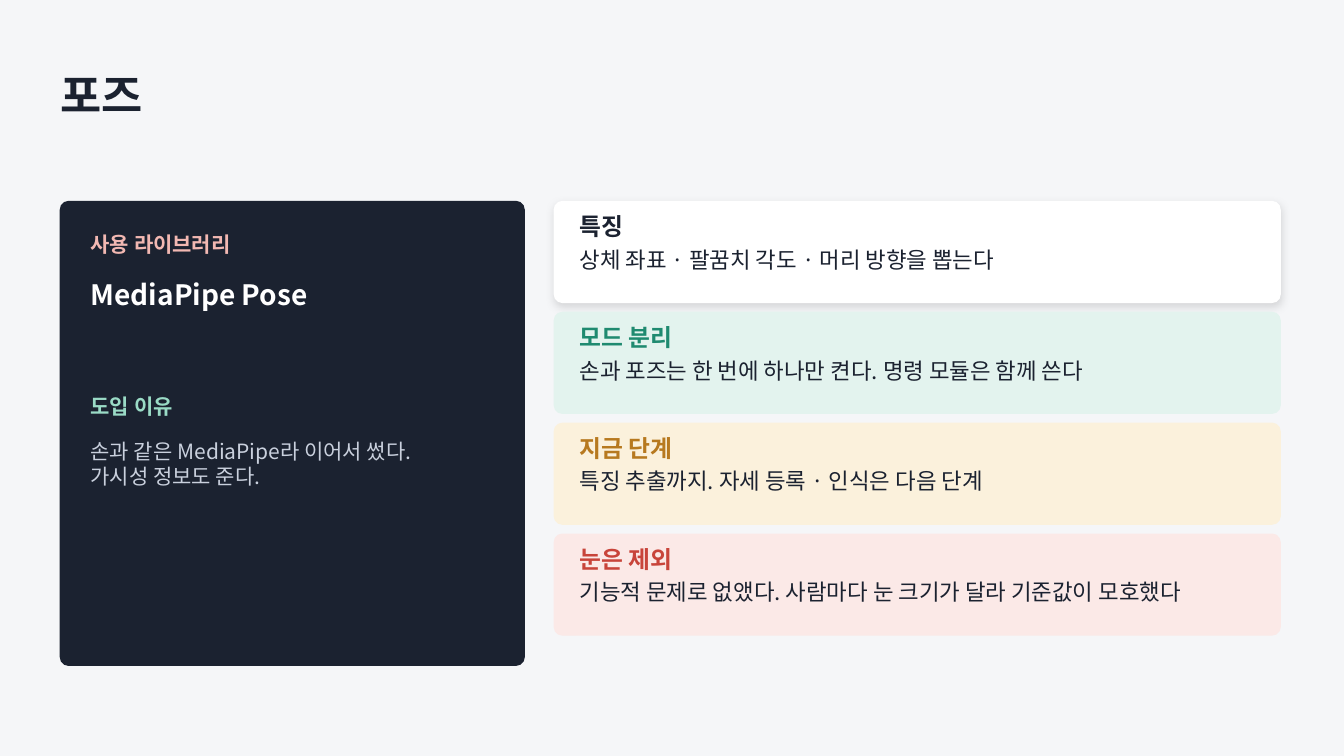
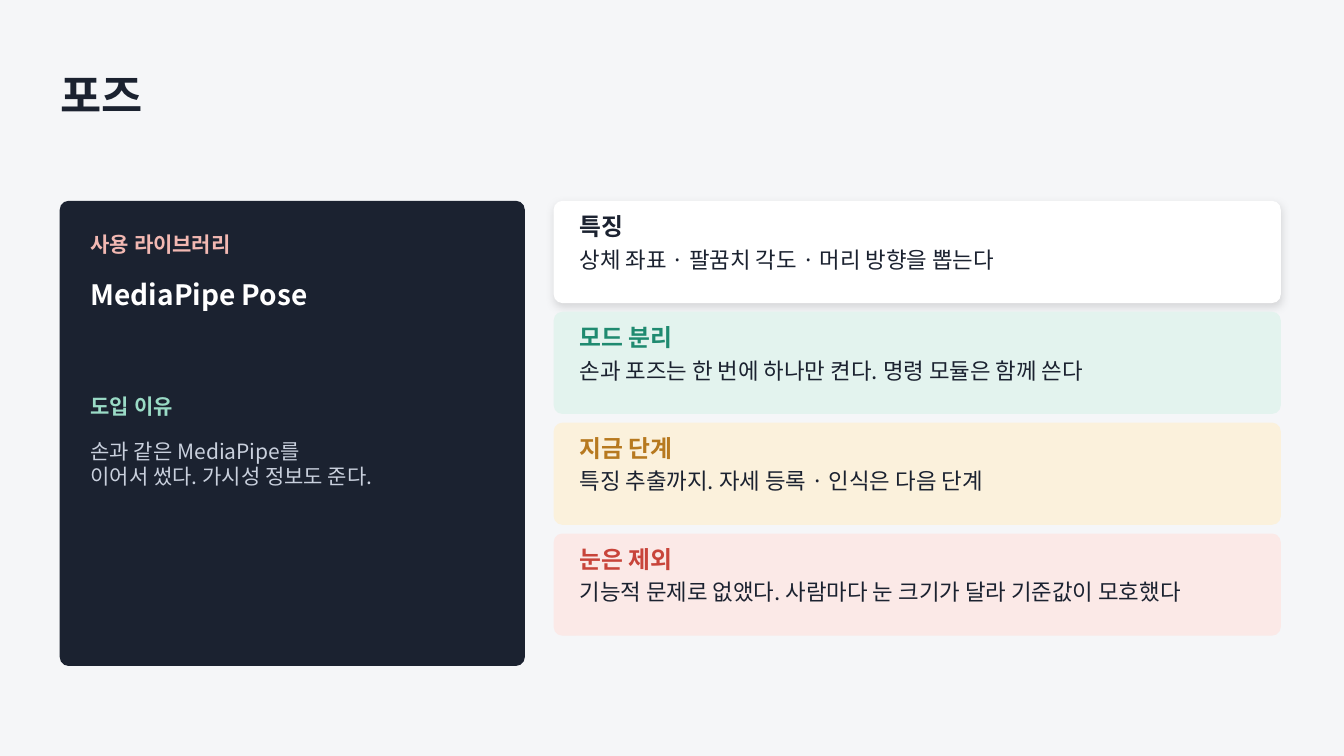
Before and after one commit to JungUH-0/JungPra, a slide deck: slide 9 of pythonpra/myproject/ppt/assistant_process.pptx. Drawn at 1344x756 pixels with LibreOffice and Linux fonts; fonts in the diff are those of the drawing. Boxes give left, top, right and bottom in pixels: in the first picture for what was removed or moved away, otherwise in the second. Text is boxed around its words. In the diff, an @@ line names an element or a change of style, - is before the commit and + after.

```diff
--- a/pythonpra/myproject/ppt/assistant_process.pptx
+++ b/pythonpra/myproject/ppt/assistant_process.pptx
@@ text at box(91, 441, 373, 486): text changed @@
-손과 같은 MediaPipe라 이어서 썼다.
-가시성 정보도 준다.
+손과 같은 MediaPipe를
+이어서 썼다. 가시성 정보도 준다.
```
Also in this commit, not shown: 5 other slides changed, 1 other file.
